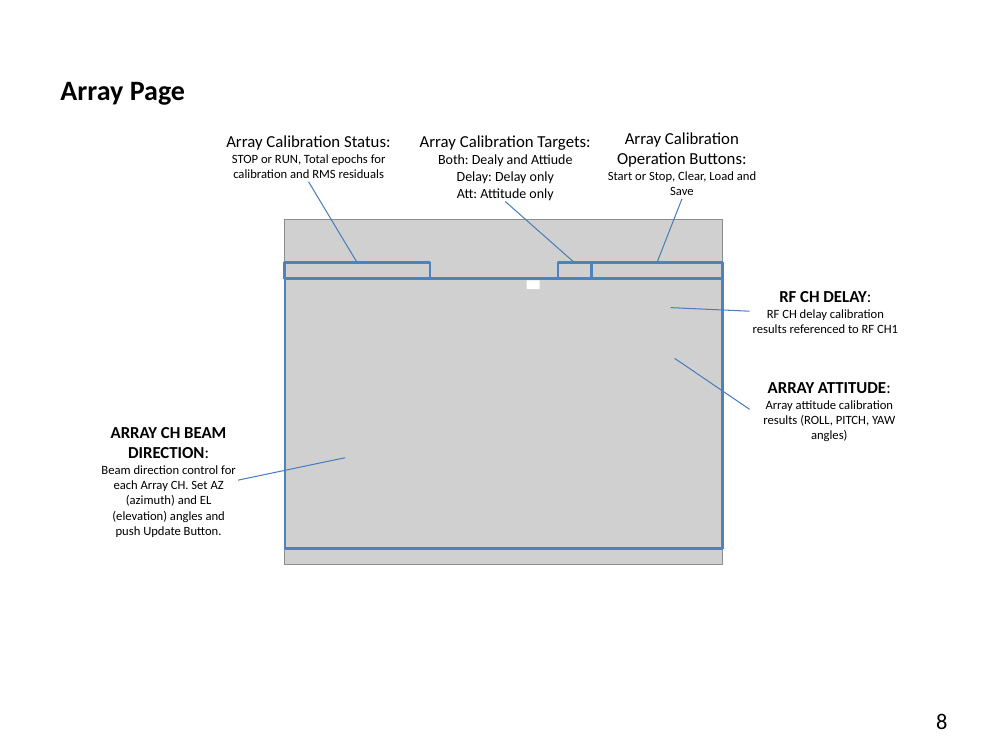
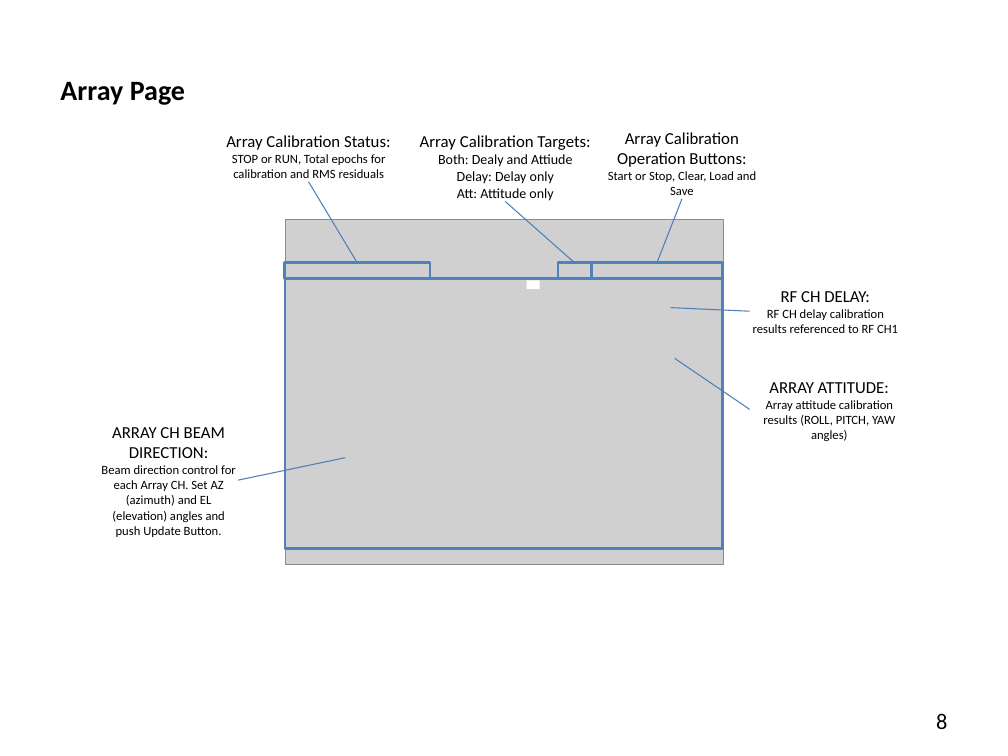
Before and after one commit to tomojitakasu/PocketSDR, a slide deck: slide 8 of doc/pocket_sdr_help.pptx. Drawn at 1008x756 pixels with LibreOffice and Linux fonts; fonts in the diff are those of the drawing; grey boxes stand for pictures. Boxes give left, top, right and bottom in pixels: in the first picture for what was removed or moved away, otherwise in the second. Text is boxed around its words. In the diff, an @@ line names an element or a change of style, - is before the commit and + after.

```diff
--- a/doc/pocket_sdr_help.pptx
+++ b/doc/pocket_sdr_help.pptx
@@ text "RF CH DELAY: RF CH ..." at (753,291,898,333): bold off in "RF CH DELAY:" @@
@@ text at (769,382,889,393): bold off in "ARRAY ATTITUDE:" @@
@@ text at (112,427,225,458): bold off in "ARRAY CH BEAM DIRECTION:" @@
```
Also in this commit, not shown: 5 other slides changed, 1 other file.
